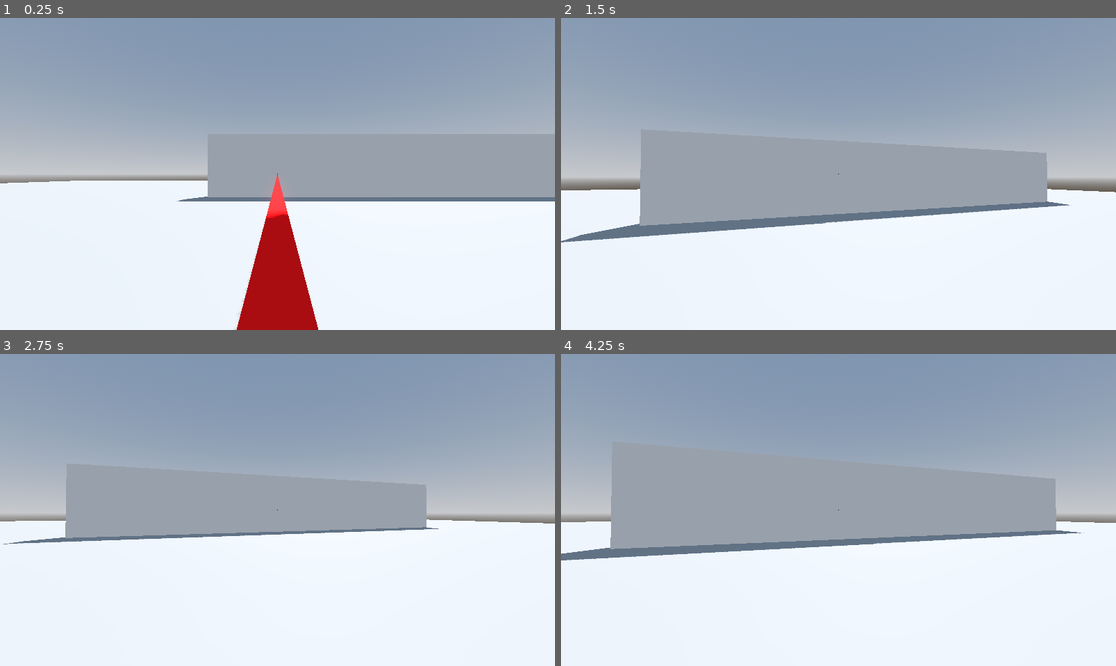
Above: before the commit, frames 1-4 (two rows, left to right).
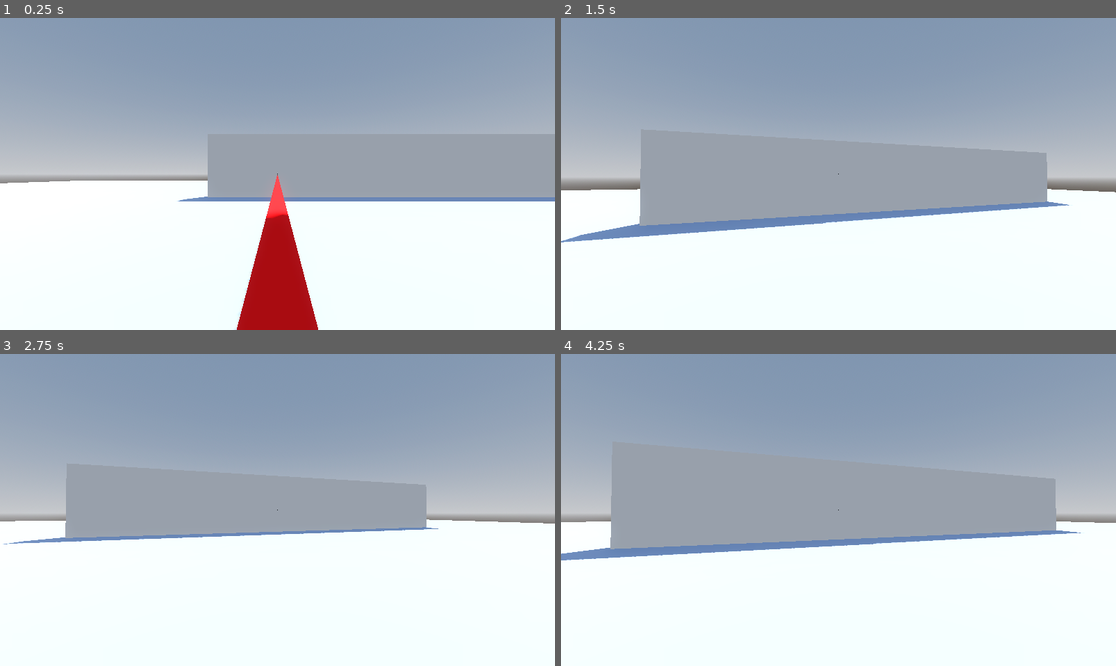
Above: after the commit, the same moments.

Repository: Thorneel/RealTimeAutostereogram
Game: Godot game, scene res://Scenes/TestEnvironment/test_environment.tscn
The game is run twice, just before and just after one commit, with the same random seed, the same clock (stepped at 60 frames per second) and the same inputs.
Inputs (mouse positions are in pixels of both pictures, inside the frame that each line leads up to):
- Up to frame 1 (0.25 s): no input
- Up to frame 2 (1.5 s): tap Enter (toggle_screen_in_autostereogram) at 0.5 s; move the mouse to (866, 174) at 0.52 s; hold W (forwards) 0.53-1.28 s; right-click (866, 174) at 0.6 s; tap Space (jump) at 0.77 s; move the mouse to (727, 189) at 1.27 s; hold S (backwards) from 1.28 s (still down); click (727, 189) at 1.35 s
- Up to frame 3 (2.75 s): tap Space (jump) at 1.52 s; move the mouse to (333, 441) at 2.02 s; release S (backwards) at 2.03 s; hold D (right) from 2.03 s (still down); tap Backspace (toggle_autostereogram) at 2.1 s
- Up to frame 4 (4.25 s): move the mouse to (810, 572) at 2.77 s; release D (right) at 2.78 s; hold W (forwards) 2.78-3.53 s; tap Enter (toggle_screen_in_autostereogram) at 2.85 s; tap Space (jump) at 3.02, 3.77 s; move the mouse to (1005, 556) at 3.52 s; hold A (left) from 3.53 s (still down); right-click (1005, 556) at 3.6 s

The runs differ from the first frame. In frame 1, 0.9% of the frame differs, in the area x 31-100%, y 57-100%; in frame 2, 2.3%, in the area x 0-92%, y 58-72%; in frame 3, 0.7%; in frame 4, 1.9%.

Commit message:
Created a scene for environment terrain boxes, to avoid having to put directly mesh/body/collision shape for each directly in the environment scene

Diff:
--- /dev/null
+++ b/Scenes/BoxTerrainBlock/box_terrain_block.gd
@@ -0,0 +1,15 @@
+extends MeshInstance3D
+
+@onready var static_body:StaticBody3D = $StaticBody3D
+@onready var collision_shape:CollisionShape3D = $StaticBody3D/CollisionShape3D
+
+
+# Called when the node enters the scene tree for the first time.
+func _ready():
+	collision_shape.shape.size = mesh.size
+	pass # Replace with function body.
+
+
+# Called every frame. 'delta' is the elapsed time since the previous frame.
+func _process(delta):
+	pass
--- /dev/null
+++ b/Scenes/BoxTerrainBlock/box_terrain_block.tscn
@@ -0,0 +1,27 @@
+[gd_scene load_steps=6 format=3 uid="uid://b27edeau1d236"]
+
+[ext_resource type="Script" path="res://Scenes/BoxTerrainBlock/box_terrain_block.gd" id="1_arp81"]
+
+[sub_resource type="StandardMaterial3D" id="StandardMaterial3D_norw2"]
+resource_local_to_scene = true
+albedo_color = Color(0.87451, 0.87451, 0.937255, 1)
+
+[sub_resource type="BoxMesh" id="BoxMesh_0q6m1"]
+resource_local_to_scene = true
+material = SubResource("StandardMaterial3D_norw2")
+
+[sub_resource type="PhysicsMaterial" id="PhysicsMaterial_xhvyj"]
+resource_local_to_scene = true
+
+[sub_resource type="BoxShape3D" id="BoxShape3D_wyreu"]
+resource_local_to_scene = true
+
+[node name="BoxTerrainBlock" type="MeshInstance3D"]
+mesh = SubResource("BoxMesh_0q6m1")
+script = ExtResource("1_arp81")
+
+[node name="StaticBody3D" type="StaticBody3D" parent="."]
+physics_material_override = SubResource("PhysicsMaterial_xhvyj")
+
+[node name="CollisionShape3D" type="CollisionShape3D" parent="StaticBody3D"]
+shape = SubResource("BoxShape3D_wyreu")
--- a/Scenes/TestEnvironment/test_environment.tscn
+++ b/Scenes/TestEnvironment/test_environment.tscn
@@ -1,7 +1,8 @@
-[gd_scene load_steps=28 format=3 uid="uid://bqq4rpleyxb6l"]
+[gd_scene load_steps=23 format=3 uid="uid://bqq4rpleyxb6l"]
 
 [ext_resource type="Script" path="res://Scenes/TestEnvironment/test_environment.gd" id="1_jwqji"]
 [ext_resource type="PackedScene" uid="uid://dmp03r3e0fha3" path="res://Scenes/Player/player.tscn" id="1_tss0b"]
+[ext_resource type="PackedScene" uid="uid://b27edeau1d236" path="res://Scenes/BoxTerrainBlock/box_terrain_block.tscn" id="2_jgjud"]
 
 [sub_resource type="ProceduralSkyMaterial" id="ProceduralSkyMaterial_lfk46"]
 sky_horizon_color = Color(0.64625, 0.65575, 0.67075, 1)
@@ -17,46 +18,47 @@
 tonemap_mode = 2
 glow_enabled = true
 
-[sub_resource type="BoxMesh" id="BoxMesh_fk0so"]
+[sub_resource type="StandardMaterial3D" id="StandardMaterial3D_7tndr"]
+resource_local_to_scene = true
+albedo_color = Color(0.596078, 0.658824, 0.796078, 1)
+
+[sub_resource type="BoxMesh" id="BoxMesh_7ir3i"]
+resource_local_to_scene = true
+material = SubResource("StandardMaterial3D_7tndr")
 size = Vector3(100, 1, 100)
 
-[sub_resource type="PhysicsMaterial" id="PhysicsMaterial_wpw1c"]
+[sub_resource type="StandardMaterial3D" id="StandardMaterial3D_w468y"]
+resource_local_to_scene = true
 
-[sub_resource type="BoxShape3D" id="BoxShape3D_86cvj"]
-size = Vector3(100, 1, 100)
-
-[sub_resource type="StandardMaterial3D" id="StandardMaterial3D_1ni7s"]
-
-[sub_resource type="BoxMesh" id="BoxMesh_msnbr"]
-material = SubResource("StandardMaterial3D_1ni7s")
+[sub_resource type="BoxMesh" id="BoxMesh_6021u"]
+resource_local_to_scene = true
+material = SubResource("StandardMaterial3D_w468y")
 size = Vector3(30, 10, 1)
 
-[sub_resource type="PhysicsMaterial" id="PhysicsMaterial_sf8ll"]
+[sub_resource type="StandardMaterial3D" id="StandardMaterial3D_jn71c"]
+resource_local_to_scene = true
 
-[sub_resource type="BoxShape3D" id="BoxShape3D_5hoc8"]
-size = Vector3(30, 10, 1)
-
-[sub_resource type="StandardMaterial3D" id="StandardMaterial3D_da0rt"]
-
-[sub_resource type="BoxMesh" id="BoxMesh_tm7n3"]
-material = SubResource("StandardMaterial3D_da0rt")
+[sub_resource type="BoxMesh" id="BoxMesh_f7g0p"]
+resource_local_to_scene = true
+material = SubResource("StandardMaterial3D_jn71c")
 size = Vector3(4, 2.5, 4)
 
-[sub_resource type="PhysicsMaterial" id="PhysicsMaterial_k727v"]
-
-[sub_resource type="BoxShape3D" id="BoxShape3D_a5m16"]
-size = Vector3(4, 2.5, 4)
-
-[sub_resource type="StandardMaterial3D" id="StandardMaterial3D_g4cpo"]
+[sub_resource type="StandardMaterial3D" id="StandardMaterial3D_7o7yu"]
+resource_local_to_scene = true
 albedo_color = Color(0.643137, 0.643137, 0.643137, 1)
 
-[sub_resource type="BoxMesh" id="BoxMesh_f4s1w"]
-material = SubResource("StandardMaterial3D_g4cpo")
+[sub_resource type="BoxMesh" id="BoxMesh_qe2ks"]
+resource_local_to_scene = true
+material = SubResource("StandardMaterial3D_7o7yu")
 size = Vector3(4, 0.5, 4)
 
-[sub_resource type="PhysicsMaterial" id="PhysicsMaterial_h2bik"]
+[sub_resource type="StandardMaterial3D" id="StandardMaterial3D_ja510"]
+resource_local_to_scene = true
+albedo_color = Color(0.643137, 0.643137, 0.643137, 1)
 
-[sub_resource type="BoxShape3D" id="BoxShape3D_gvigc"]
+[sub_resource type="BoxMesh" id="BoxMesh_bd7tw"]
+resource_local_to_scene = true
+material = SubResource("StandardMaterial3D_ja510")
 size = Vector3(4, 0.5, 4)
 
 [sub_resource type="StandardMaterial3D" id="StandardMaterial3D_t57nj"]
@@ -71,13 +73,13 @@
 [sub_resource type="ConvexPolygonShape3D" id="ConvexPolygonShape3D_oxt25"]
 points = PackedVector3Array(-2, -1, -1, -2, -1, 1, -2, 1, -1, -2, 1, 1, 2, -1, -1, 2, -1, 1)
 
-[sub_resource type="StandardMaterial3D" id="StandardMaterial3D_wvmke"]
+[sub_resource type="StandardMaterial3D" id="StandardMaterial3D_7qjka"]
+resource_local_to_scene = true
+albedo_color = Color(0.643137, 0.643137, 0.643137, 1)
 
-[sub_resource type="BoxMesh" id="BoxMesh_1pyri"]
-material = SubResource("StandardMaterial3D_wvmke")
-size = Vector3(2, 0.2, 4)
-
-[sub_resource type="BoxShape3D" id="BoxShape3D_splw3"]
+[sub_resource type="BoxMesh" id="BoxMesh_7qmq2"]
+resource_local_to_scene = true
+material = SubResource("StandardMaterial3D_7qjka")
 size = Vector3(2, 0.2, 4)
 
 [node name="TestEnvironment" type="Node3D"]
@@ -92,59 +94,28 @@
 
 [node name="WorldMeshes" type="Node" parent="."]
 
-[node name="GroundMesh" type="MeshInstance3D" parent="WorldMeshes"]
-mesh = SubResource("BoxMesh_fk0so")
+[node name="GroundBlock" parent="WorldMeshes" instance=ExtResource("2_jgjud")]
+mesh = SubResource("BoxMesh_7ir3i")
+
+[node name="WallBlock" parent="WorldMeshes" instance=ExtResource("2_jgjud")]
+transform = Transform3D(1, 0, 0, 0, 1, 0, 0, 0, 1, 10, 0, -15)
+mesh = SubResource("BoxMesh_6021u")
 skeleton = NodePath("../..")
 
-[node name="StaticBody3D" type="StaticBody3D" parent="WorldMeshes/GroundMesh"]
-physics_material_override = SubResource("PhysicsMaterial_wpw1c")
+[node name="LowPlatformBlock" parent="WorldMeshes" instance=ExtResource("2_jgjud")]
+transform = Transform3D(1, 0, 0, 0, 1, 0, 0, 0, 1, 20, 0, 0)
+mesh = SubResource("BoxMesh_f7g0p")
+skeleton = NodePath("../WallBlock")
 
-[node name="CollisionShape3D" type="CollisionShape3D" parent="WorldMeshes/GroundMesh/StaticBody3D"]
-shape = SubResource("BoxShape3D_86cvj")
+[node name="MedPlatformBlock" parent="WorldMeshes" instance=ExtResource("2_jgjud")]
+transform = Transform3D(1, 0, 0, 0, 1, 0, 0, 0, 1, 20, 1.9, 4.5)
+mesh = SubResource("BoxMesh_qe2ks")
+skeleton = NodePath("")
 
-[node name="WallMesh" type="MeshInstance3D" parent="WorldMeshes"]
-transform = Transform3D(1, 0, 0, 0, 1, 0, 0, 0, 1, 10, 0, -15)
-mesh = SubResource("BoxMesh_msnbr")
-skeleton = NodePath("../..")
-
-[node name="StaticBody3D" type="StaticBody3D" parent="WorldMeshes/WallMesh"]
-physics_material_override = SubResource("PhysicsMaterial_sf8ll")
-
-[node name="CollisionShape3D" type="CollisionShape3D" parent="WorldMeshes/WallMesh/StaticBody3D"]
-shape = SubResource("BoxShape3D_5hoc8")
-
-[node name="LowPlatformMesh" type="MeshInstance3D" parent="WorldMeshes"]
-transform = Transform3D(1, 0, 0, 0, 1, 0, 0, 0, 1, 20, 0, 0)
-mesh = SubResource("BoxMesh_tm7n3")
-skeleton = NodePath("../..")
-
-[node name="StaticBody3D" type="StaticBody3D" parent="WorldMeshes/LowPlatformMesh"]
-physics_material_override = SubResource("PhysicsMaterial_k727v")
-
-[node name="CollisionShape3D" type="CollisionShape3D" parent="WorldMeshes/LowPlatformMesh/StaticBody3D"]
-shape = SubResource("BoxShape3D_a5m16")
-
-[node name="MedPlatformMesh" type="MeshInstance3D" parent="WorldMeshes"]
-transform = Transform3D(1, 0, 0, 0, 1, 0, 0, 0, 1, 20, 1.9, 4.5)
-mesh = SubResource("BoxMesh_f4s1w")
-skeleton = NodePath("../..")
-
-[node name="StaticBody3D" type="StaticBody3D" parent="WorldMeshes/MedPlatformMesh"]
-physics_material_override = SubResource("PhysicsMaterial_h2bik")
-
-[node name="CollisionShape3D" type="CollisionShape3D" parent="WorldMeshes/MedPlatformMesh/StaticBody3D"]
-shape = SubResource("BoxShape3D_gvigc")
-
-[node name="HighPlatformMesh" type="MeshInstance3D" parent="WorldMeshes"]
+[node name="HighPlatformBlock" parent="WorldMeshes" instance=ExtResource("2_jgjud")]
 transform = Transform3D(1, 0, 0, 0, 1, 0, 0, 0, 1, 20, 2.8, 9)
-mesh = SubResource("BoxMesh_f4s1w")
-skeleton = NodePath("../..")
-
-[node name="StaticBody3D" type="StaticBody3D" parent="WorldMeshes/HighPlatformMesh"]
-physics_material_override = SubResource("PhysicsMaterial_h2bik")
-
-[node name="CollisionShape3D" type="CollisionShape3D" parent="WorldMeshes/HighPlatformMesh/StaticBody3D"]
-shape = SubResource("BoxShape3D_gvigc")
+mesh = SubResource("BoxMesh_bd7tw")
+skeleton = NodePath("")
 
 [node name="RampMesh" type="MeshInstance3D" parent="WorldMeshes"]
 transform = Transform3D(-4.37114e-08, 0, 1, 0, 1, 0, -1, 0, -4.37114e-08, 0, 1, 10)
@@ -157,15 +128,10 @@
 [node name="CollisionShape3D" type="CollisionShape3D" parent="WorldMeshes/RampMesh/StaticBody3D"]
 shape = SubResource("ConvexPolygonShape3D_oxt25")
 
-[node name="PlatformRampMesh" type="MeshInstance3D" parent="WorldMeshes"]
+[node name="PlatformRampBlock" parent="WorldMeshes" instance=ExtResource("2_jgjud")]
 transform = Transform3D(1, 0, 0, 0, 1, 0, 0, 0, 1, 0, 2, 16)
-mesh = SubResource("BoxMesh_1pyri")
-skeleton = NodePath("../..")
-
-[node name="StaticBody3D" type="StaticBody3D" parent="WorldMeshes/PlatformRampMesh"]
-
-[node name="CollisionShape3D" type="CollisionShape3D" parent="WorldMeshes/PlatformRampMesh/StaticBody3D"]
-shape = SubResource("BoxShape3D_splw3")
+mesh = SubResource("BoxMesh_7qmq2")
+skeleton = NodePath("")
 
 [node name="Player" parent="." instance=ExtResource("1_tss0b")]
 transform = Transform3D(1, 0, 0, 0, 1, 0, 0, 0, 1, 0, 2, 0)
